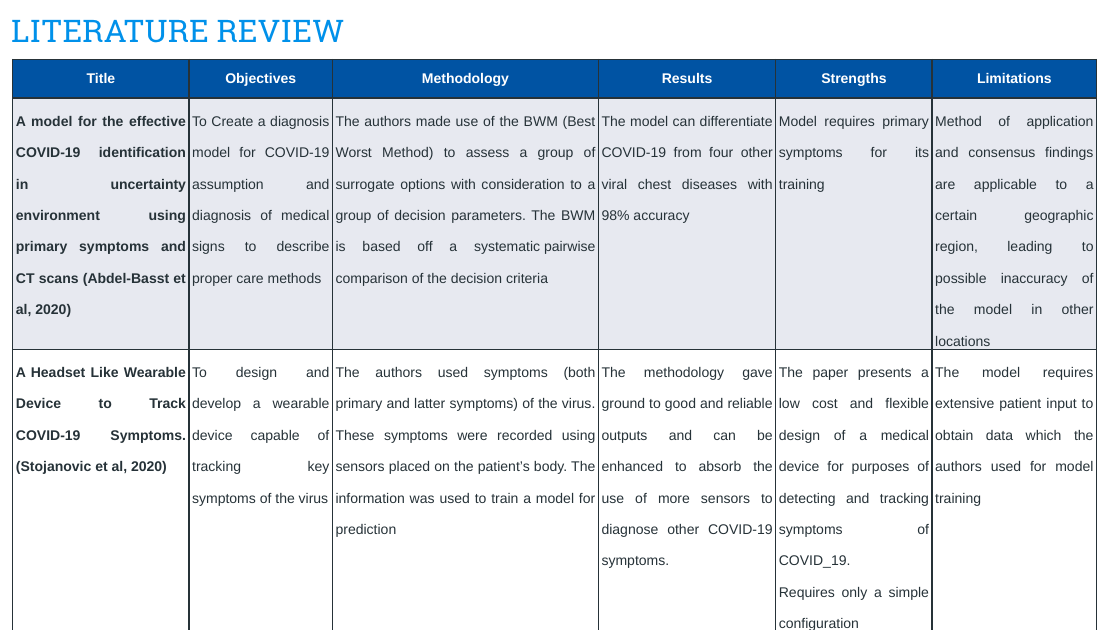
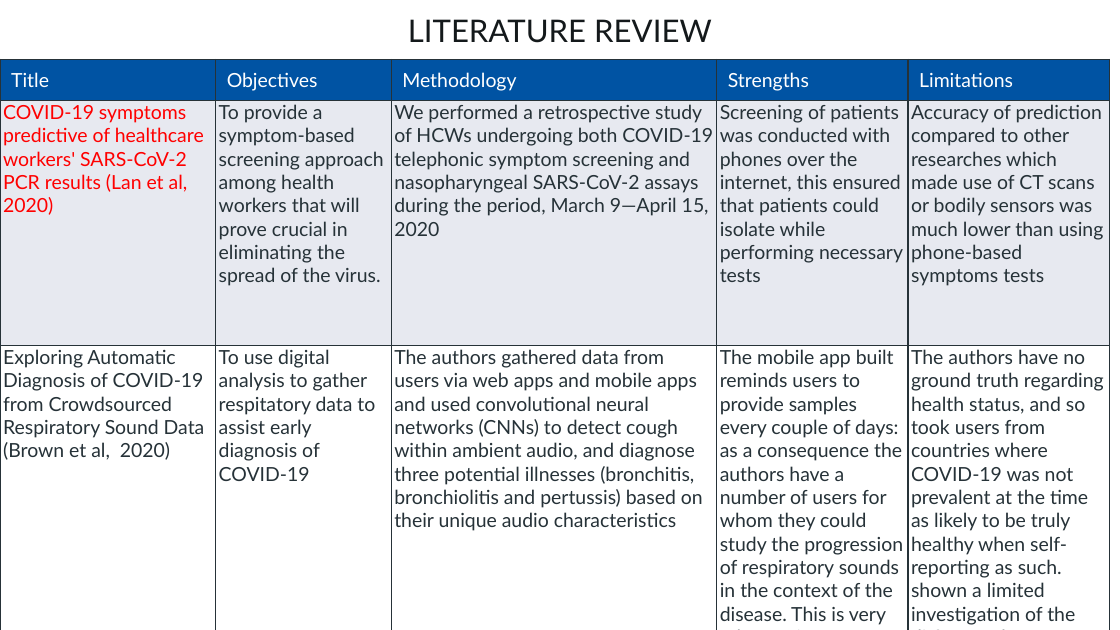
Before and after one commit to theajstars/projex, a slide deck: slide 9 of Ajiboye Oluwaferanmi Post Data.pptx. Drawn at 1120x630 pixels with LibreOffice and Linux fonts; fonts in the diff are those of the drawing; background and template pictures are left out. Boxes give left, top, right and bottom in pixels: in the first picture for what was removed or moved away, otherwise in the second. Text is boxed around its words. In the diff, an @@ line names an element or a change of style, - is before the commit and + after.

Commit message:
Made changes to post data and report

```diff
--- a/Ajiboye Oluwaferanmi Post Data.pptx
+++ b/Ajiboye Oluwaferanmi Post Data.pptx
@@ title "LITERATURE REVIEW" at [408, 19, 712, 43]: font Roboto Slab to Lato, text colour #0091EA to #14191B; alignment left to centre @@
@@ table at [0, 59, 1110, 630] @@
-column 1: Title | A model for the effective COVID-19 identification in uncertainty environment using primary symptoms and CT scans (Abdel-Basst et al, 2020) | A Headset Like Wearable Device to Track COVID-19 Symptoms. (Stojanovic et al, 2020)
-column 2: Objectives | To Create a diagnosis model for COVID-19 assumption and diagnosis of medical signs to describe proper care methods | To design and develop a wearable device capable of tracking key symptoms of the virus
-column 3: Methodology | The authors made use of the BWM (Best Worst Method) to assess a group of surrogate options with consideration to a group of decision parameters. The BWM is based off a systematic pairwise comparison of the decision criteria | The authors used symptoms (both primary and latter symptoms) of the virus. These symptoms were recorded using sensors placed on the patient’s body. The information was used to train a model for prediction
-column 4: Results | The model can differentiate COVID-19 from four other viral chest diseases with 98% accuracy | The methodology gave ground to good and reliable outputs and can be enhanced to absorb the use of more sensors to diagnose other COVID-19 symptoms.
-column 5: Strengths | Model requires primary symptoms for its training | The paper presents a low cost and flexible design of a medical device for purposes of detecting and tracking symptoms of COVID_19. Requires only a simple configuration
-column 6: Limitations | Method of application and consensus findings are applicable to a certain geographic region, leading to possible inaccuracy of the model in other locations | The model requires extensive patient input to obtain data which the authors used for model training
+column 1: Title | COVID-19 symptoms predictive of healthcare workers' SARS-CoV-2 PCR results (Lan et al, 2020) | Exploring Automatic Diagnosis of COVID-19 from Crowdsourced Respiratory Sound Data / (Brown et al, 2020)
+column 2: Objectives | To provide a symptom-based screening approach among health workers that will prove crucial in eliminating the spread of the virus. | To use digital analysis to gather respitatory data to assist early diagnosis of COVID-19
+column 3: Methodology | We performed a retrospective study of HCWs undergoing both COVID-19 telephonic symptom screening and nasopharyngeal SARS-CoV-2 assays during the period, March 9—April 15, 2020 | The authors gathered data from users via web apps and mobile apps and used convolutional neural networks (CNNs) to detect cough within ambient audio, and diagnose three potential illnesses (bronchitis, bronchiolitis and pertussis) based on their unique audio characteristics
+column 4: Strengths | Screening of patients was conducted with phones over the internet, this ensured that patients could isolate while performing necessary tests | The mobile app built reminds users to provide samples every couple of days: as a consequence the authors have a number of users for whom they could study the progression of respiratory sounds in the context of the disease. This is very relevant for COVID-19.
+column 5: Limitations | Accuracy of prediction compared to other researches which made use of CT scans or bodily sensors was much lower than using phone-based symptoms tests | The authors have no ground truth regarding health status, and so took users from countries where COVID-19 was not prevalent at the time as likely to be truly healthy when self-reporting as such. shown a limited investigation of the difference between cough sounds in COVID-19 and asthma
@@ table: place and size @@
-table at [12, 59, 1096, 630]
+table at [0, 59, 1110, 630]
```
Also in this commit, not shown: 25 other slides changed, 1 slide added, 1 slide removed, 1 other file.
